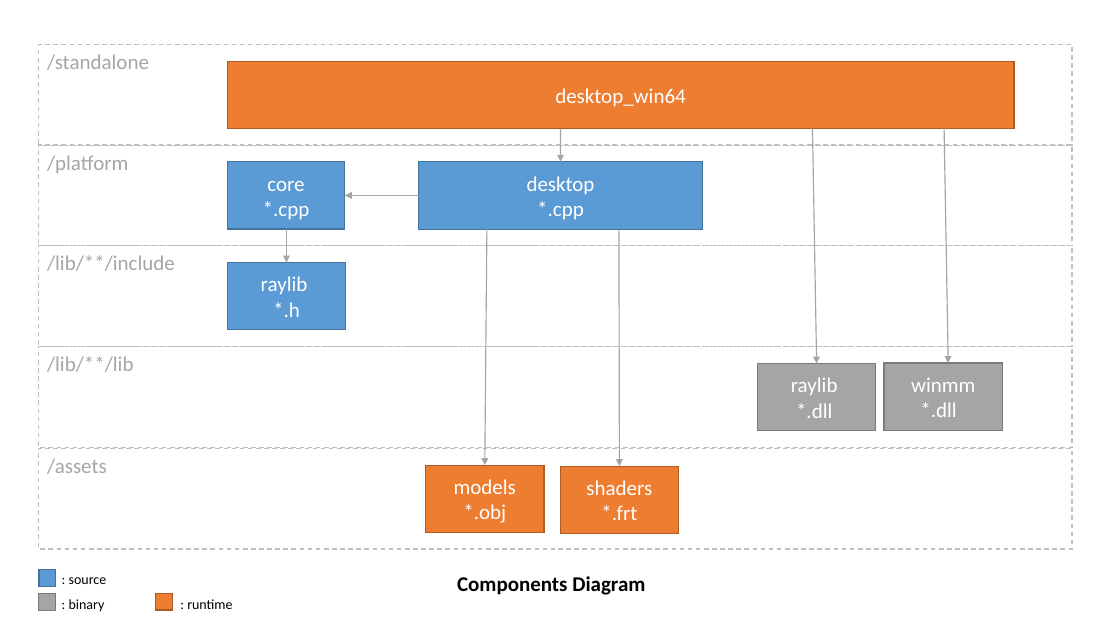
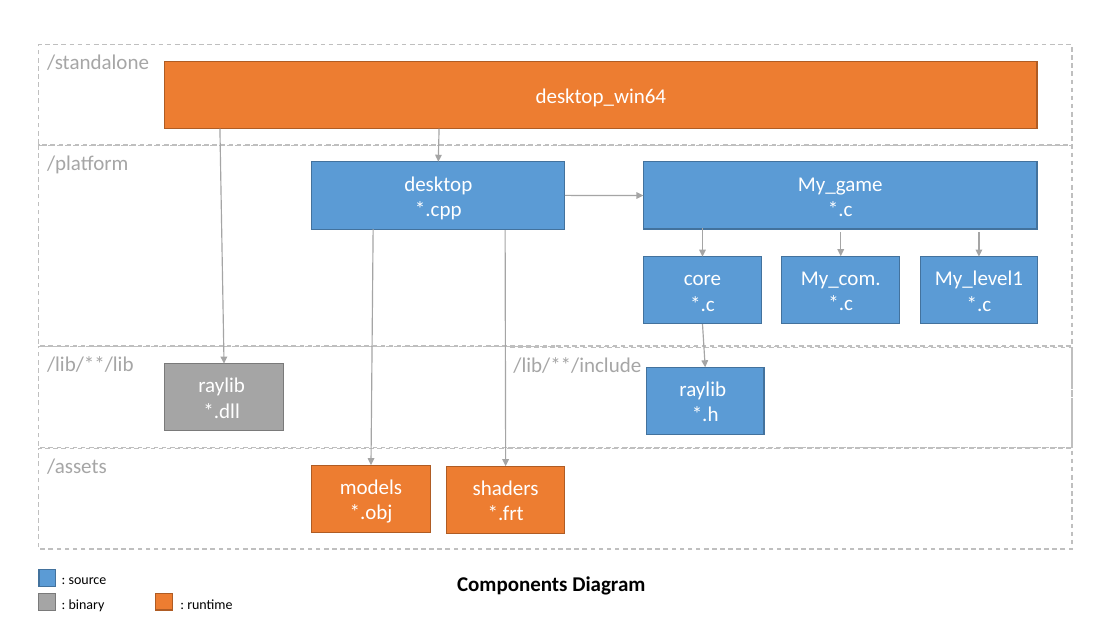
Before and after one commit to DamienFremont/c99-raylib5-gl3-3dgame-starter, a slide deck: slide 1 of docs/README/diagrams.pptx. Drawn at 1120x630 pixels with LibreOffice and Linux fonts; fonts in the diff are those of the drawing. Boxes give left, top, right and bottom in pixels: in the first picture for what was removed or moved away, otherwise in the second. Text is boxed around its words. In the diff, an @@ line names an element or a change of style, - is before the commit and + after.

```diff
--- a/docs/README/diagrams.pptx
+++ b/docs/README/diagrams.pptx
@@ rectangle "desktop_win64" resized from (x1=228, y1=61, x2=1015, y2=129) to (x1=165, y1=61, x2=1037, y2=129) @@
@@ rectangle "/platform" resized from (x1=39, y1=145, x2=1072, y2=246) to (x1=39, y1=145, x2=1072, y2=346) @@
@@ arrow moved from (817, 364) - (812, 129) to (224, 364) - (220, 129) @@
@@ arrow moved from (560, 162) - (560, 129) to (439, 162) - (439, 129) @@
@@ rectangle removed at (x1=228, y1=162, x2=345, y2=229) @@
-core
-*.cpp
@@ rectangle "desktop *.cpp" resized from (x1=418, y1=162, x2=702, y2=229) to (x1=312, y1=162, x2=565, y2=229) @@
@@ rectangle added at (x1=644, y1=162, x2=1038, y2=229), fill #5B9BD5, outline #43739E 1 pt, 18 pt, text #FFFFFF @@
+My_game
+*.c
@@ arrow moved from (345, 196) - (418, 196) to (644, 196) - (565, 196) @@
@@ 2 rectangles, 2 arrows moved together from (x1=426, y1=229, x2=679, y2=534) to (x1=312, y1=229, x2=565, y2=534) @@
@@ arrow added from (702, 229) to (702, 256), #A5A5A5 1 pt @@
@@ arrow added from (841, 232) to (841, 256), #A5A5A5 1 pt @@
@@ arrow moved from (949, 363) - (944, 128) to (979, 256) - (979, 232) @@
@@ rectangle added at (x1=644, y1=256, x2=761, y2=323), fill #5B9BD5, outline #43739E 1 pt, 18 pt, text #FFFFFF @@
+core
+*.c
@@ rectangle added at (x1=782, y1=256, x2=900, y2=323), fill #5B9BD5, outline #43739E 1 pt, 18 pt, text #FFFFFF @@
+My_com.
+*.c
@@ rectangle added at (x1=920, y1=256, x2=1038, y2=323), fill #5B9BD5, outline #43739E 1 pt, 18 pt, text #FFFFFF @@
+My_level1
+*.c
@@ arrow moved from (287, 263) - (287, 229) to (706, 367) - (702, 323) @@
@@ rectangle "/lib/**/include" resized from (x1=39, y1=246, x2=1072, y2=347) to (x1=505, y1=347, x2=1072, y2=448) @@
@@ rectangle "raylib *.dll" moved from (x1=758, y1=364, x2=876, y2=431) to (x1=165, y1=364, x2=283, y2=431) @@
@@ rectangle "raylib *.h" moved from (x1=228, y1=263, x2=345, y2=330) to (x1=647, y1=367, x2=765, y2=434) @@
@@ rectangle removed at (x1=884, y1=363, x2=1002, y2=430) @@
-winmm
-*.dll
```
Also in this commit, not shown: 3 other files.
